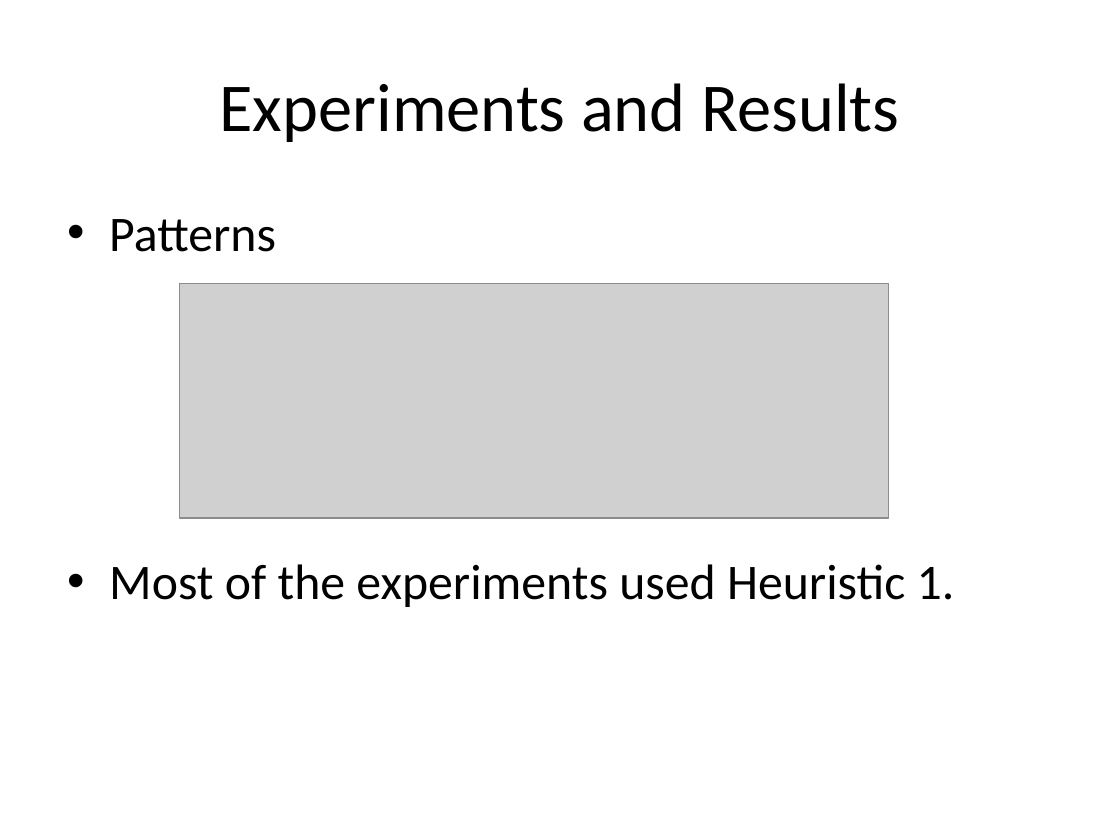
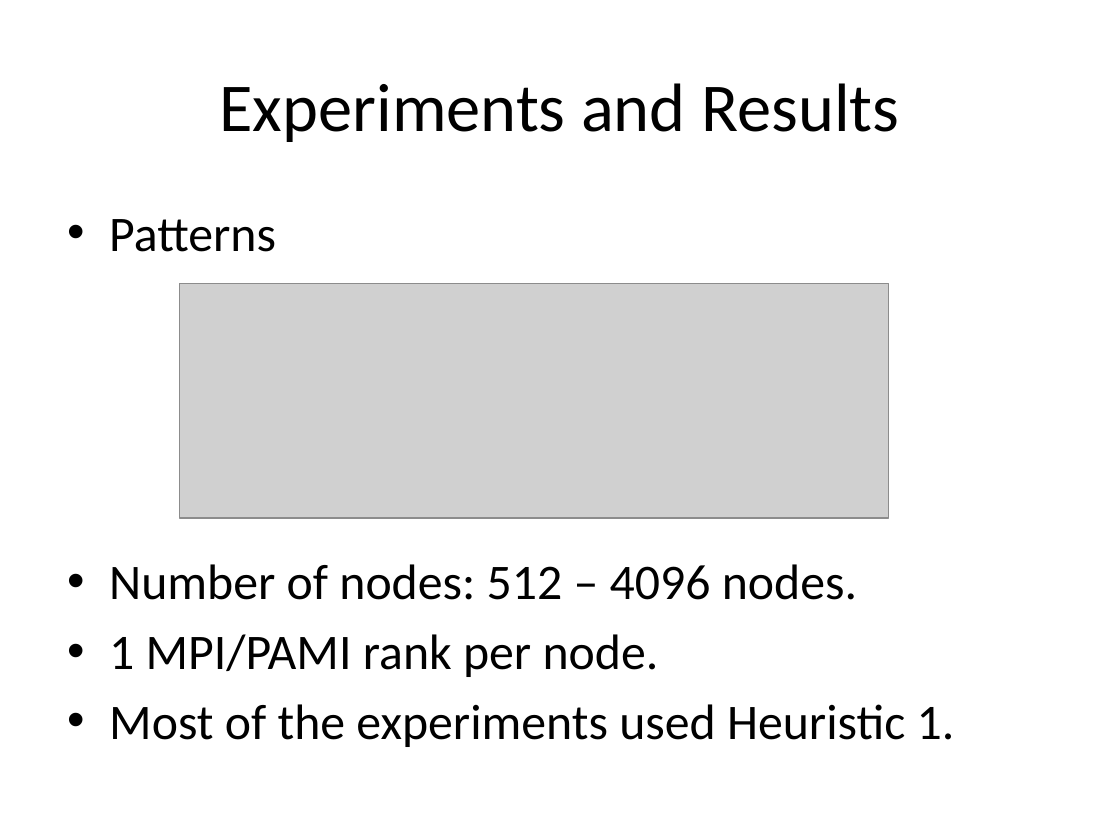
Before and after one commit to huyba/optiq, a slide deck: slide 5 of docs/Meeting_June_19.pptx. Drawn at 1120x840 pixels with LibreOffice and Linux fonts; fonts in the diff are those of the drawing; grey boxes stand for pictures. Boxes give left, top, right and bottom in pixels: in the first picture for what was removed or moved away, otherwise in the second. Text is boxed around its words. In the diff, an @@ line names an element or a change of style, - is before the commit and + after.

```diff
--- a/docs/Meeting_June_19.pptx
+++ b/docs/Meeting_June_19.pptx
@@ text at bbox=[109, 564, 857, 677]: paragraphs added @@
+• Number of nodes: 512 – 4096 nodes.
+• 1 MPI/PAMI rank per node.
```
Also in this commit, not shown: 2 other slides changed.
